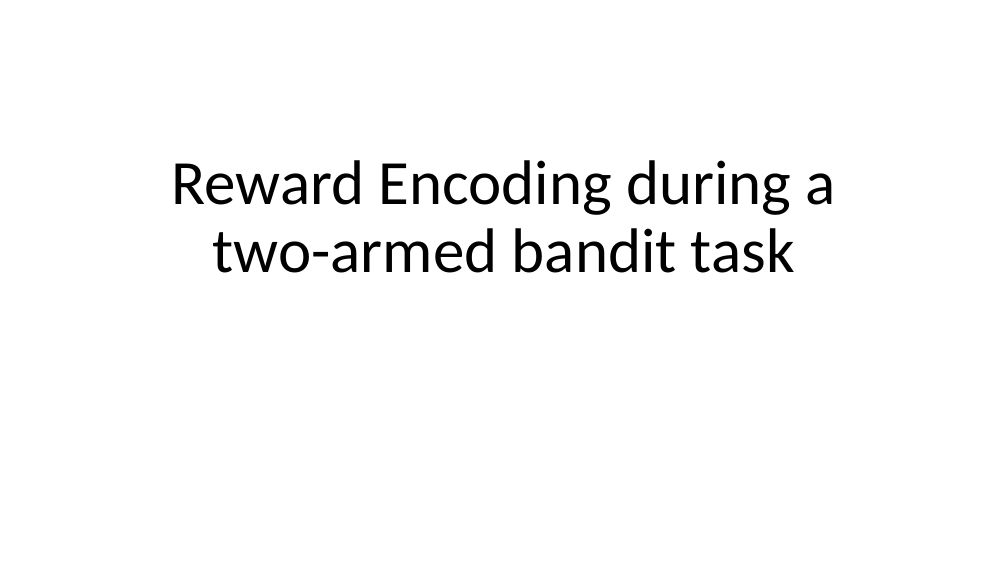
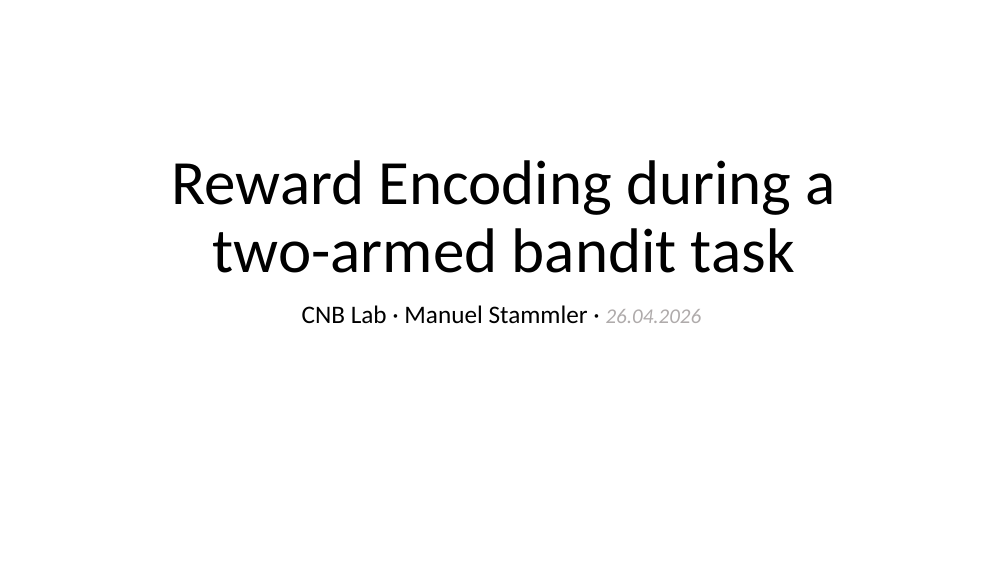
Before and after one commit to trNk27/Human_Data_Exploration, a slide deck: slide 1 of presentation/Prototype.pptx. Drawn at 1008x567 pixels with LibreOffice and Linux fonts; fonts in the diff are those of the drawing; background and template pictures are left out. Boxes give left, top, right and bottom in pixels: in the first picture for what was removed or moved away, otherwise in the second. Text is boxed around its words. In the diff, an @@ line names an element or a change of style, - is before the commit and + after.

```diff
--- a/presentation/Prototype.pptx
+++ b/presentation/Prototype.pptx
@@ subtitle added at (x1=302, y1=305, x2=702, y2=323), 24 pt, text #000000 @@
+CNB Lab · Manuel Stammler · 26.04.2026
```
Also in this commit, not shown: 1 other slide changed, 12 slides added, 4 slides removed, 30 other files.
